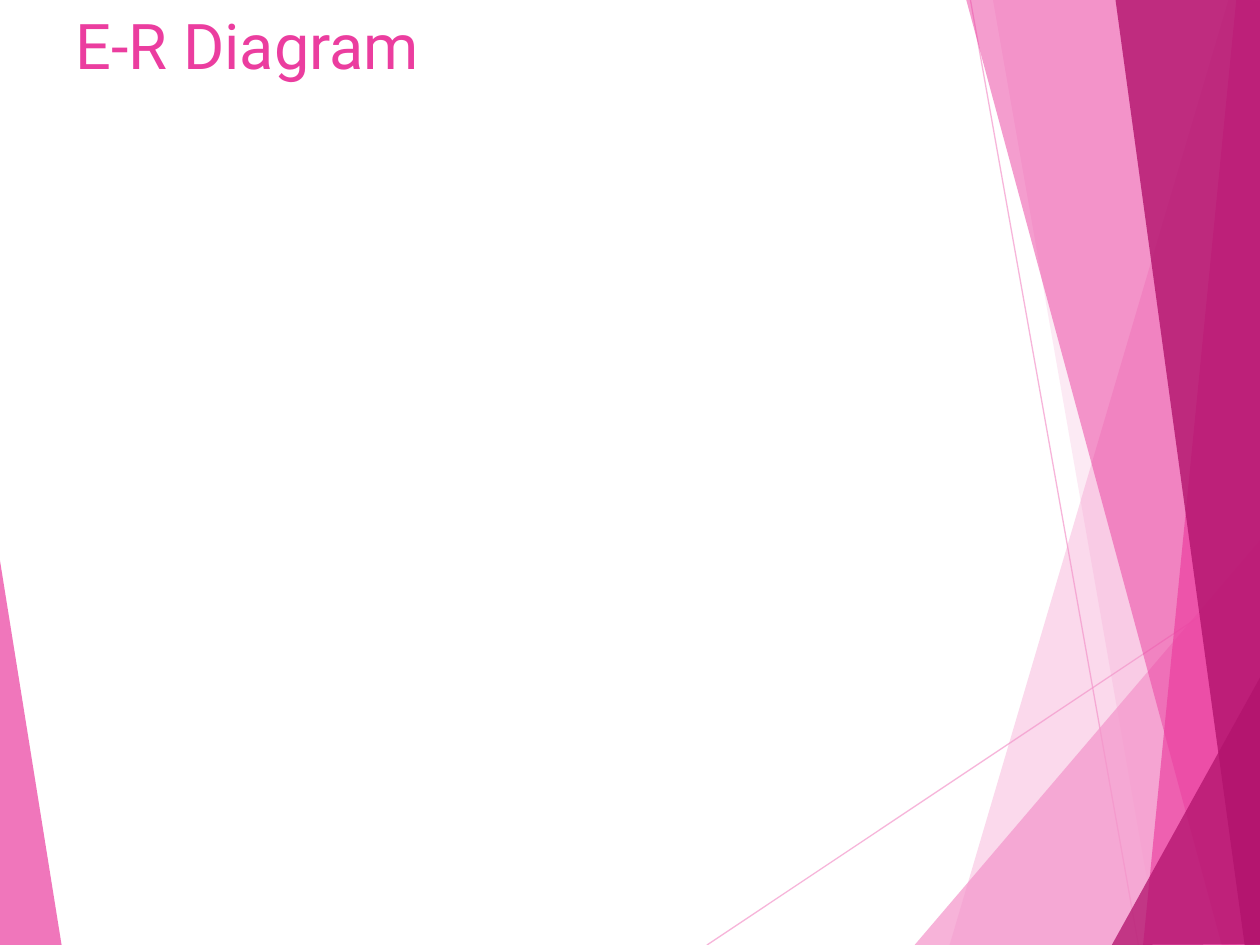
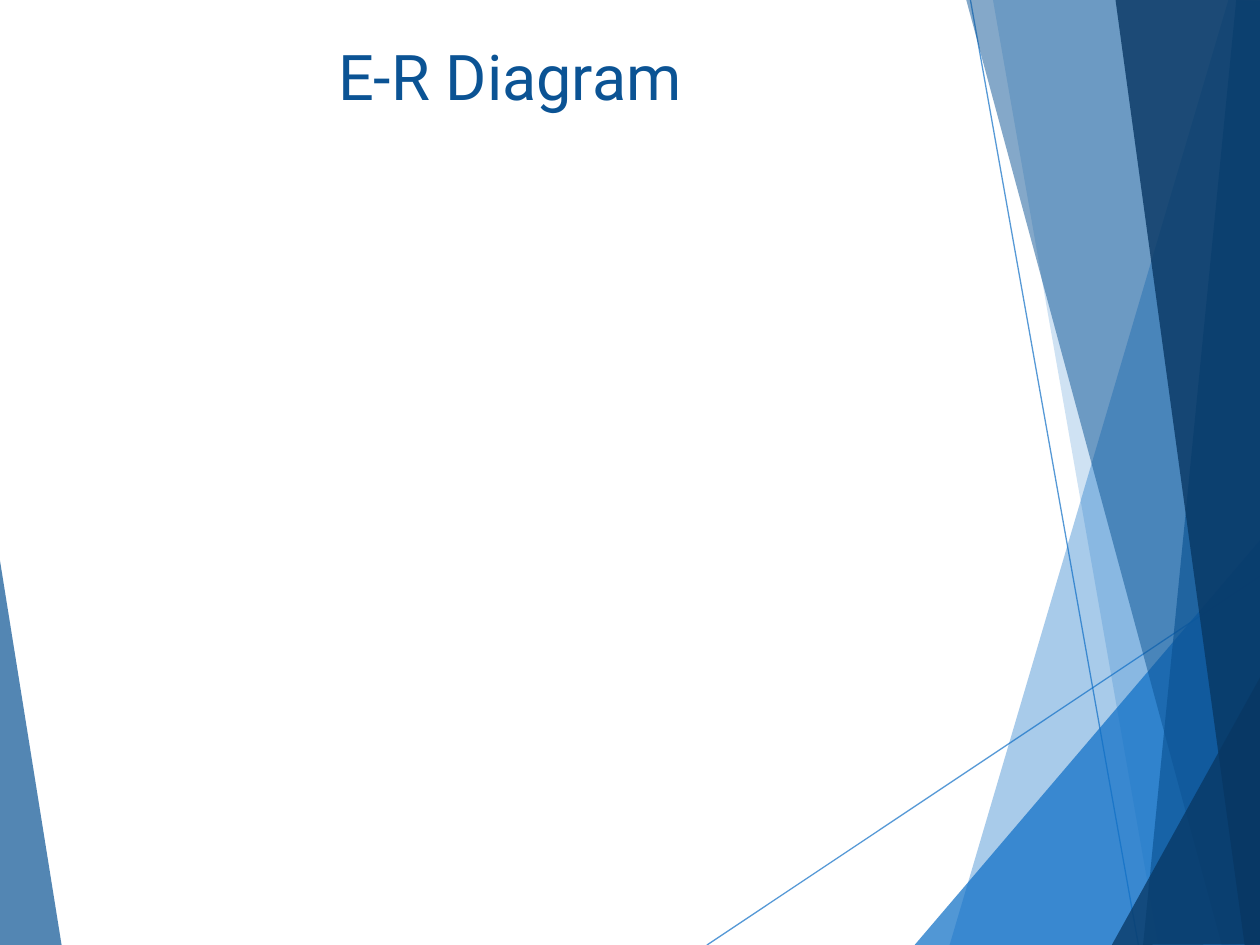
Before and after one commit to saaarvesh/FINALYEAR_PROJECT, a slide deck: slide 36 of Presentation/Project_Presentation.pptx. Drawn at 1260x945 pixels with LibreOffice and Linux fonts; fonts in the diff are those of the drawing; background and template pictures are left out. Boxes give left, top, right and bottom in pixels: in the first picture for what was removed or moved away, otherwise in the second. Text is boxed around its words. In the diff, an @@ line names an element or a change of style, - is before the commit and + after.

```diff
--- a/Presentation/Project_Presentation.pptx
+++ b/Presentation/Project_Presentation.pptx
@@ freeform shape at (950, 0, 1260, 945): fill #F496CB at 36% opacity to #0F6FC6 at 36% opacity @@
@@ freeform shape at (966, 0, 1260, 945): fill #EB3D9F at 50% opacity to #0B5394 at 50% opacity @@
@@ line (970, 0) - (1139, 945): stroke #F496CB 0.75 pt to #0F6FC6 0.75 pt @@
@@ freeform shape at (993, 0, 1260, 945): fill #F496CB at 20% opacity to #0F6FC6 at 20% opacity @@
@@ freeform shape at (1115, 0, 1260, 945): fill #B2136D at 80% opacity to #083763 at 80% opacity @@
@@ freeform shape at (1143, 0, 1260, 945): fill #EB3D9F at 66% opacity to #0B5394 at 66% opacity @@
@@ title "E-R Diagram": place and size @@
-title "E-R Diagram" at (76, 23, 419, 82)
+title "E-R Diagram" at (338, 54, 682, 113)
@@ title "E-R Diagram" at (338, 54, 682, 113): text colour #EB3D9F to #0B5394 @@
@@ freeform shape at (0, 553, 62, 945): fill #EB3D9F at 70% opacity to #0B5394 at 70% opacity @@
@@ freeform shape at (915, 541, 1260, 945): fill #F496CB at 72% opacity to #0F6FC6 at 72% opacity @@
@@ line (707, 945) - (1260, 576): stroke #F496CB 0.75 pt to #0F6FC6 0.75 pt @@
@@ freeform shape at (1111, 674, 1260, 945): fill #B2136D at 76% opacity to #083763 at 76% opacity @@
```
Also in this commit, not shown: 35 other slides changed, 7 slides added, 7 slides removed.
